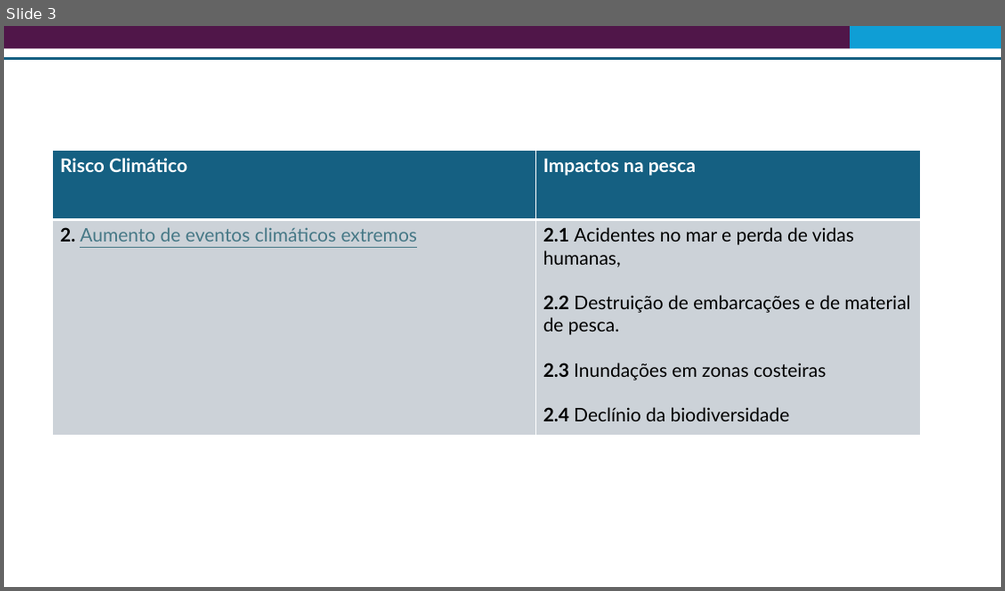
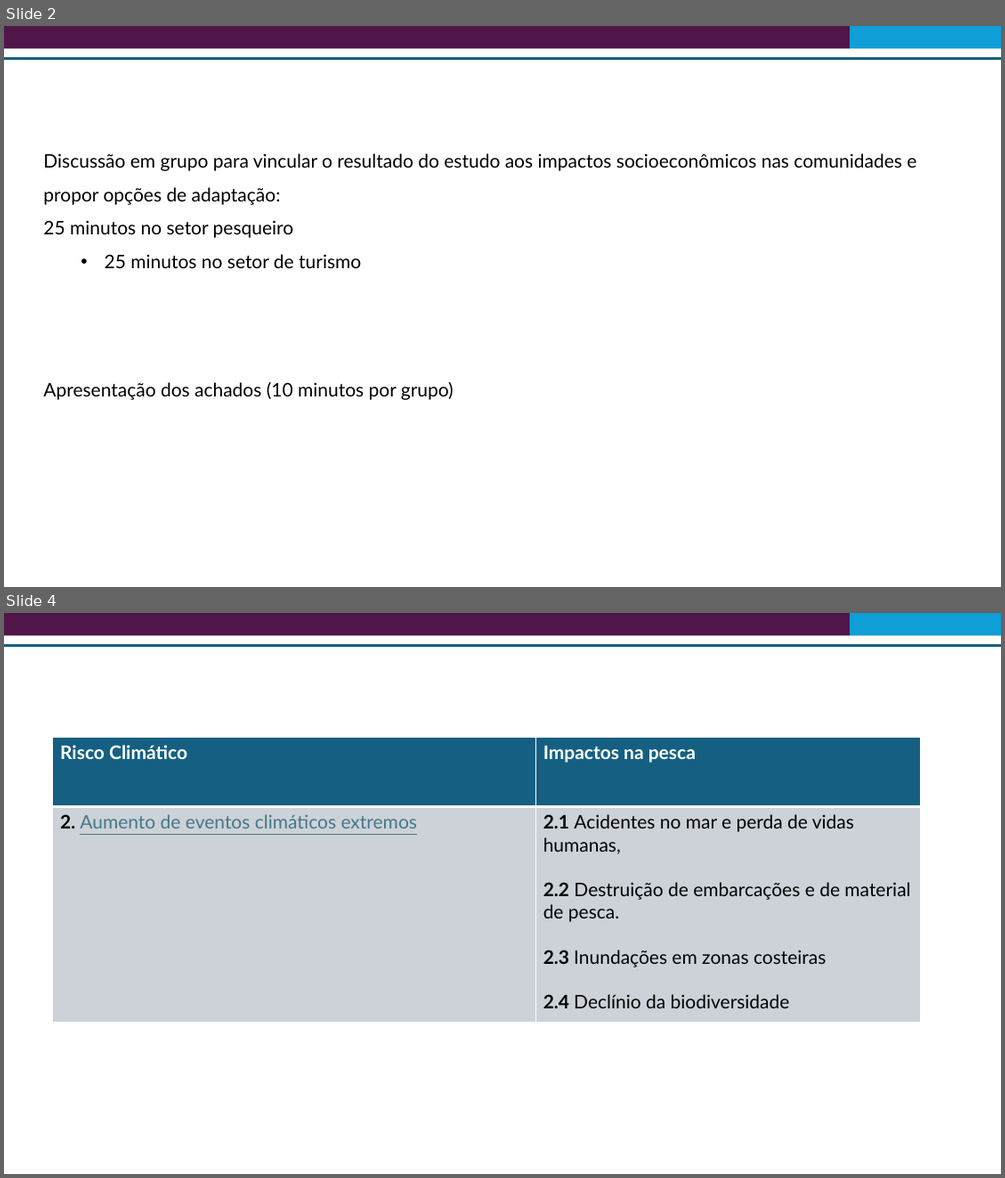
Before and after one commit to Risk-Team/trainings, a slide deck: STP/presentations/Session_3/Impacts and Adaptationoptions.pptx. Shown one above the other, each under a label of ours: slide 3 before the commit, slides 2 and 4 after it; the slides between them are not shown. The pictures are 1005x591 and 1005x1178 pixels, drawn with LibreOffice and Linux fonts; fonts in the diff are those of the drawing. Boxes give left, top, right and bottom in pixels: in the first picture for what was removed or moved away, otherwise in the second. Text is boxed around its words. In the diff, an @@ line names an element or a change of style, - is before the commit and + after.

```diff
--- a/STP/presentations/Session_3/Impacts and Adaptationoptions.pptx
+++ b/STP/presentations/Session_3/Impacts and Adaptationoptions.pptx
@@ slide 2 added at (4,26,1001,587), background #FFFFFF @@
@@ rectangle added at (4,26,850,49), fill #501649 @@
@@ rectangle added at (850,26,1001,49), fill #0F9ED5 @@
@@ line added from (4, 58) to (1001, 58), #156082 2.25 pt @@
@@ text added at (43,153,916,268), 18 pt, text #000000 @@
+Discussão em grupo para vincular o resultado do estudo aos impactos socioeconômicos nas comunidades e propor opções de adaptação:
+  • 25 minutos no setor pesqueiro
+    25 minutos no setor de turismo
@@ text added at (43,382,453,400), 18 pt, text #000000 @@
+Apresentação dos achados (10 minutos por grupo)
@@ what was slide 3 is now slide 4 @@
```
Also in this commit, not shown: 1 slide changed.
